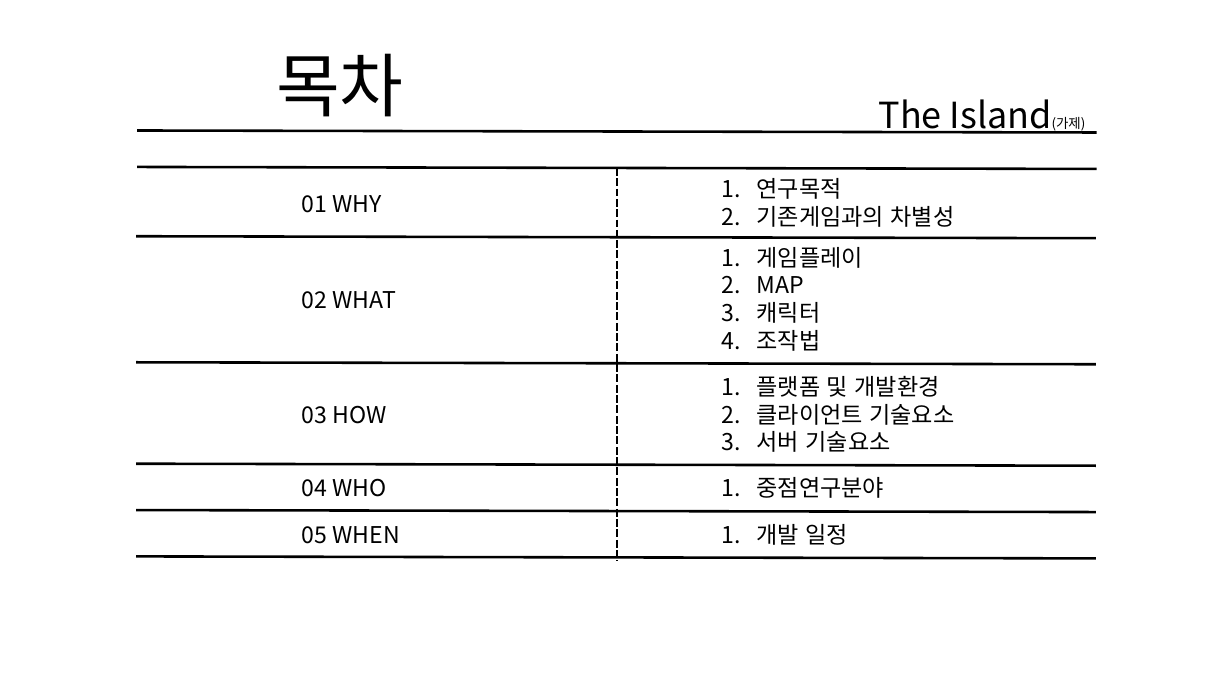
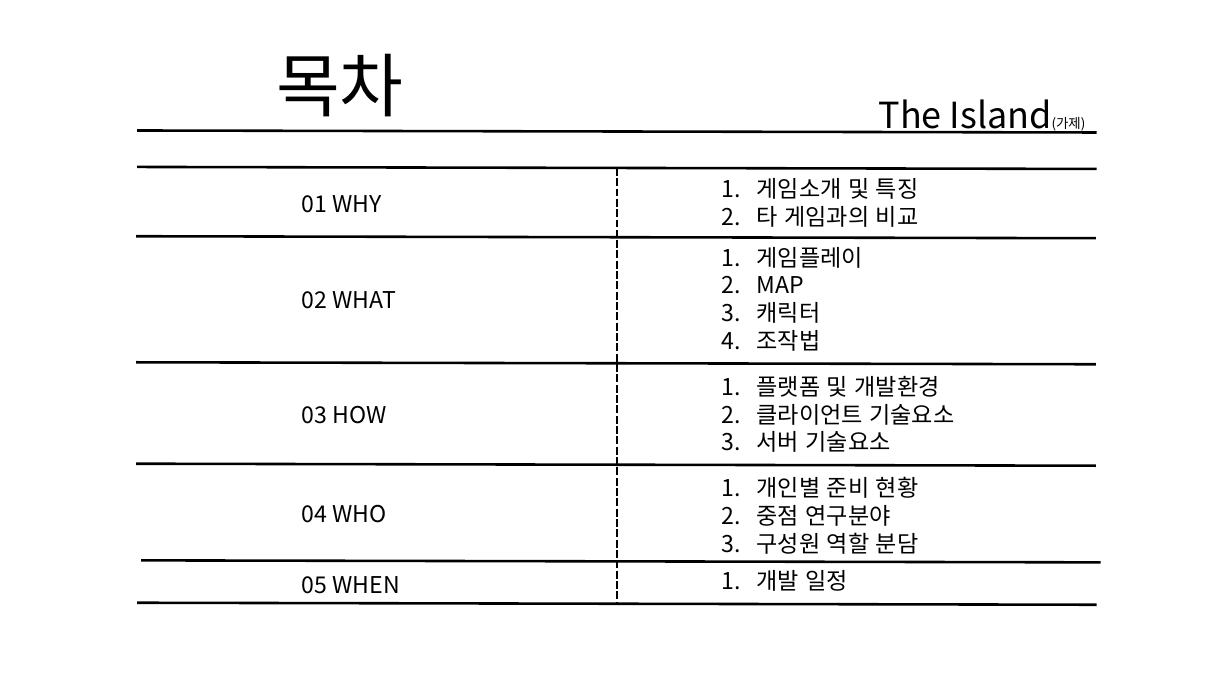
Before and after one commit to KimHaYoon/SickPerson, a slide deck: slide 2 of 문서/졸업작품 게임 기획서 초안.pptx. Drawn at 1232x693 pixels with LibreOffice and Linux fonts; fonts in the diff are those of the drawing. Boxes give left, top, right and bottom in pixels: in the first picture for what was removed or moved away, otherwise in the second. Text is boxed around its words. In the diff, an @@ line names an element or a change of style, - is before the commit and + after.

```diff
--- a/문서/졸업작품 게임 기획서 초안.pptx
+++ b/문서/졸업작품 게임 기획서 초안.pptx
@@ line moved from (617, 168) - (617, 561) to (617, 168) - (617, 603) @@
@@ text at [757,178,919,227]: text changed @@
-1. 연구목적
-2. 기존게임과의 차별성
+1. 게임소개 및 특징
+2. 타 게임과의 비교
@@ text at [757,476,919,554]: text changed @@
-1. 중점연구분야
+1. 개인별 준비 현황
+2. 중점 연구분야
+3. 구성원 역할 분담
@@ text "04 WHO": place and size @@
-text "04 WHO" at [302,478,386,497]
+text "04 WHO" at [302,504,386,523]
@@ line moved from (136, 510) - (1096, 512) to (141, 560) - (1101, 563) @@
@@ text "05 WHEN": place and size @@
-text "05 WHEN" at [302,526,399,544]
+text "05 WHEN" at [302,576,399,594]
@@ text "개발 일정": place and size @@
-text "개발 일정" at [757,524,849,545]
+text "개발 일정" at [757,570,849,591]
@@ line moved from (136, 556) - (1096, 558) to (137, 603) - (1097, 605) @@
```
Also in this commit, not shown: 8 other slides changed, 5 slides added.
